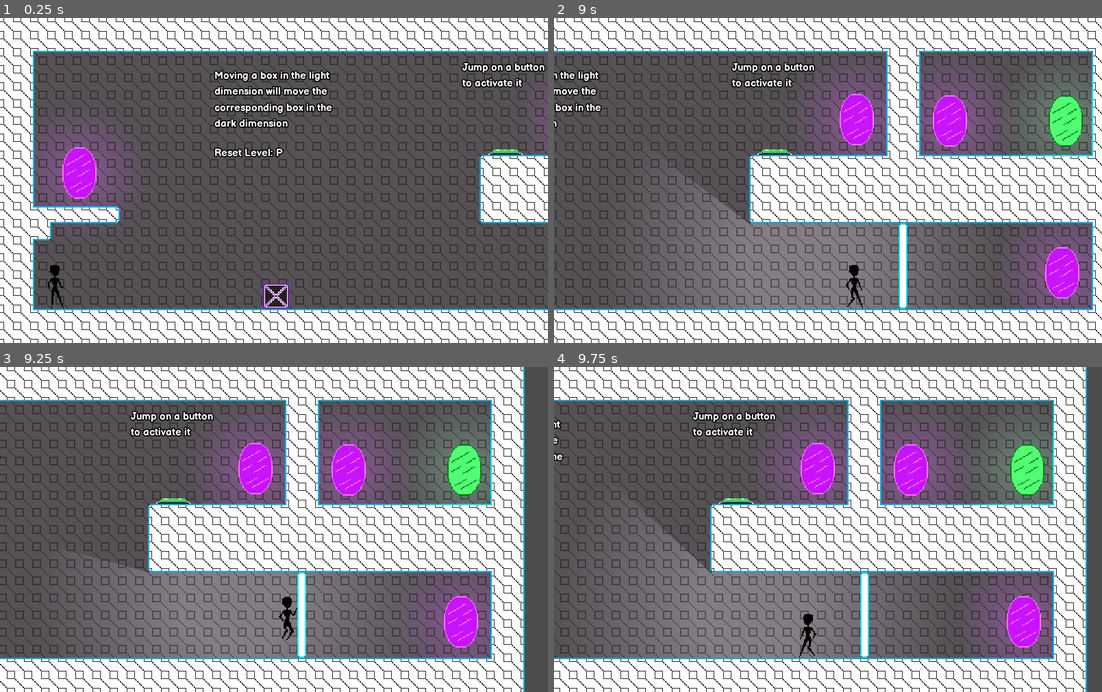
Above: before the commit, frames 1-4 (two rows, left to right).
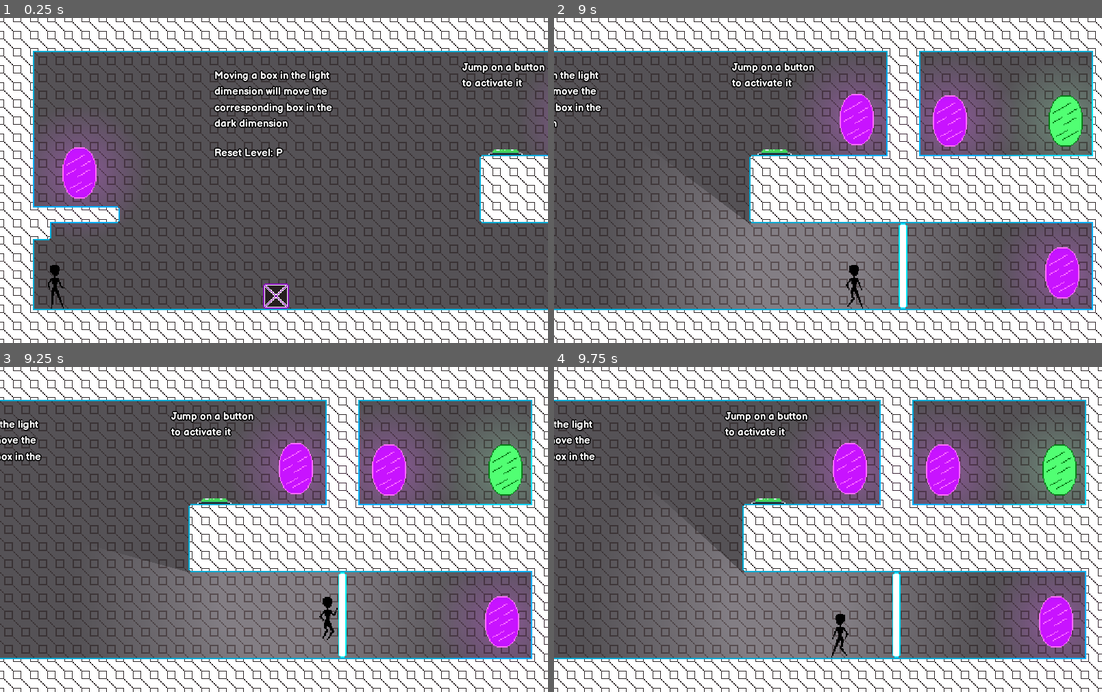
Above: after the commit, the same moments.

Repository: mrussell16/GMTKJ2021
Game: Godot game, scene res://levels/Level3.tscn
Same seed, same stepped clock (60 frames per second), same inputs: the game is played once before the commit and once after it. This scene is started directly instead of the project's main scene.
Inputs:
- Up to frame 1 (0.25 s): no input
- Up to frame 2 (9 s): tap Enter at 0.5 s; hold D (move_right) 0.53-2.03 s; tap E (swap_dimension) every 0.75 s from 0.6 to 8.85 s; tap Space (jump) at 0.77, 1.52, 3.02, 3.77, 4.52, 6.02, 6.77, 7.52 s; hold A (move_left) 2.03-2.78 s; hold D (move_right) 2.78-4.28 s; hold A (move_left) 4.28-5.03 s; hold D (move_right) 5.03-5.78 s; hold A (move_left) 5.78-7.28 s; hold D (move_right) from 7.28 s (still down)
- Up to frame 3 (9.25 s): keep holding D (move_right); tap Space (jump) at 9.02 s
- Up to frame 4 (9.75 s): release D (move_right) at 9.53 s; hold A (move_left) from 9.53 s (still down); tap E (swap_dimension) at 9.6 s

Frames 1-2 are identical in both runs. In frame 3, 41% of the frame differs, in the area x 0-100%, y 0-100%; in frame 4, 35%.

Commit message:
Fix limits on level 3

Diff:
--- a/levels/Level3.tscn
+++ b/levels/Level3.tscn
@@ -13,6 +13,7 @@
 next_level = "Win"
 
 [node name="Dark" parent="." instance=ExtResource( 2 )]
+visible = false
 
 [node name="Light" parent="." instance=ExtResource( 3 )]
 
@@ -37,7 +38,7 @@
 current = true
 limit_left = 0
 limit_top = 0
-limit_right = 1648
+limit_right = 784
 limit_bottom = 304
 smoothing_enabled = true
 smoothing_speed = 7.0
